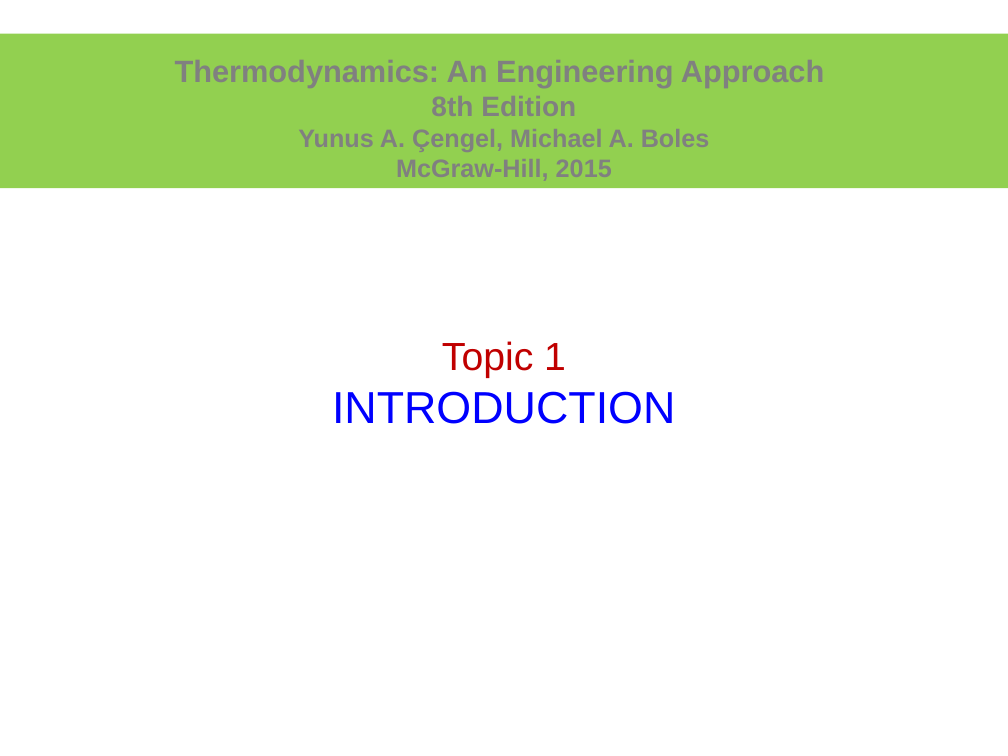
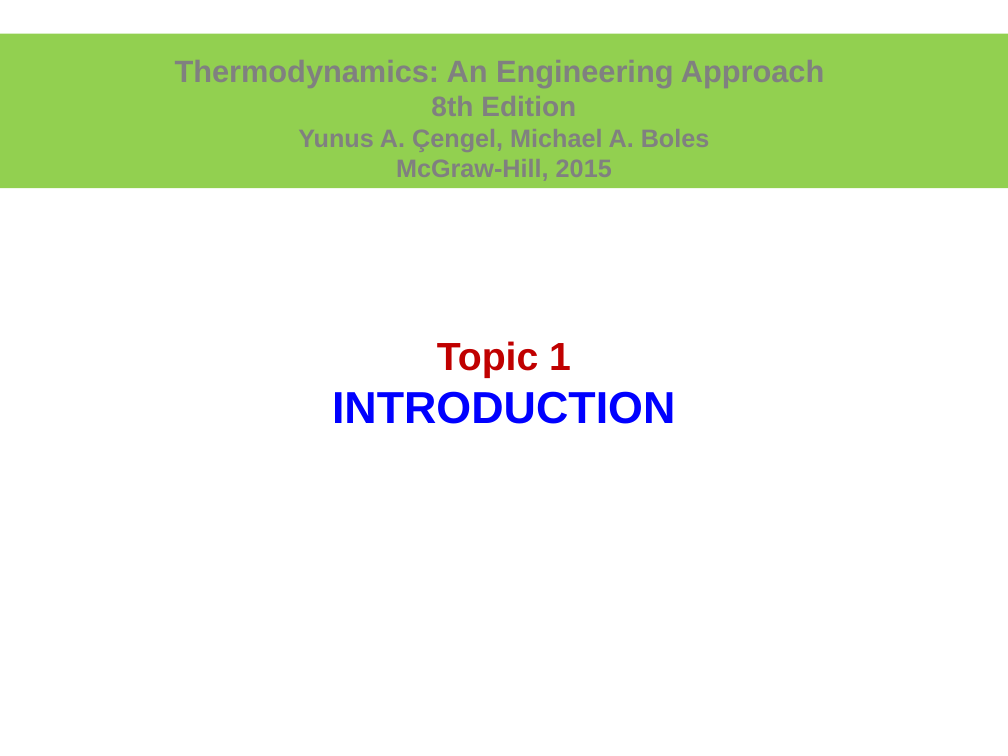
Before and after one commit to longapalooza/ENGR222_222, a slide deck: slide 1 of 01.Introduction.pptx. Drawn at 1008x756 pixels with LibreOffice and Linux fonts; fonts in the diff are those of the drawing. Boxes give left, top, right and bottom in pixels: in the first picture for what was removed or moved away, otherwise in the second. Text is boxed around its words. In the diff, an @@ line names an element or a change of style, - is before the commit and + after.

```diff
--- a/01.Introduction.pptx
+++ b/01.Introduction.pptx
@@ title "Topic 1 INTRODUCTION" at <box>332,341,675,424</box>: bold on @@
```
